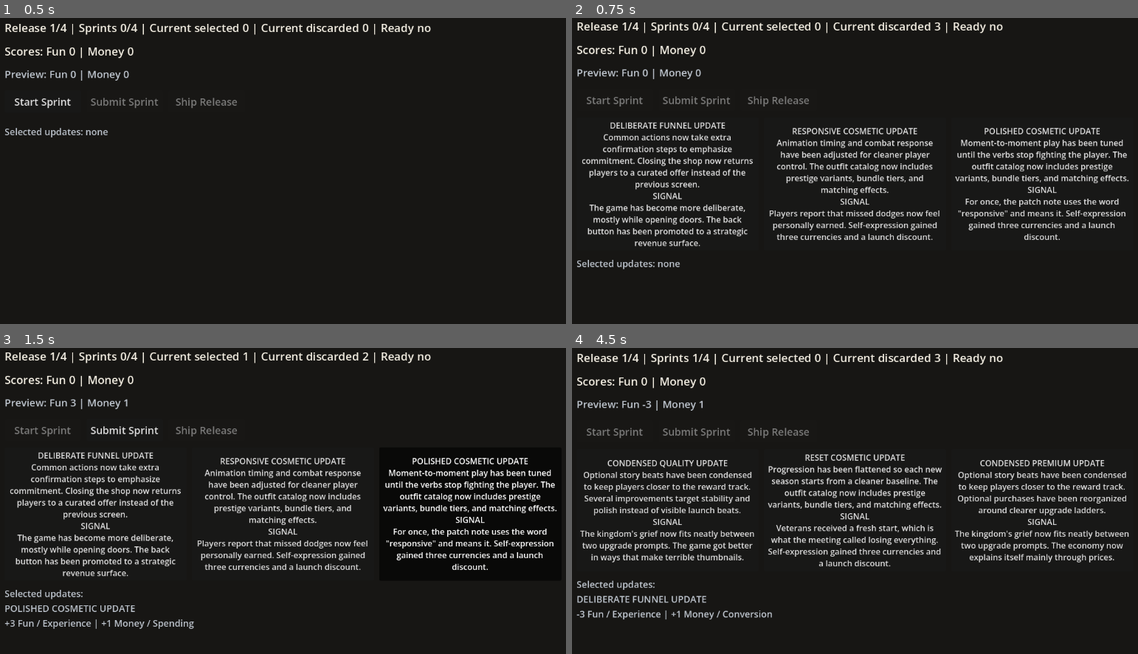
Above: before the commit, frames 1-4 (two rows, left to right).
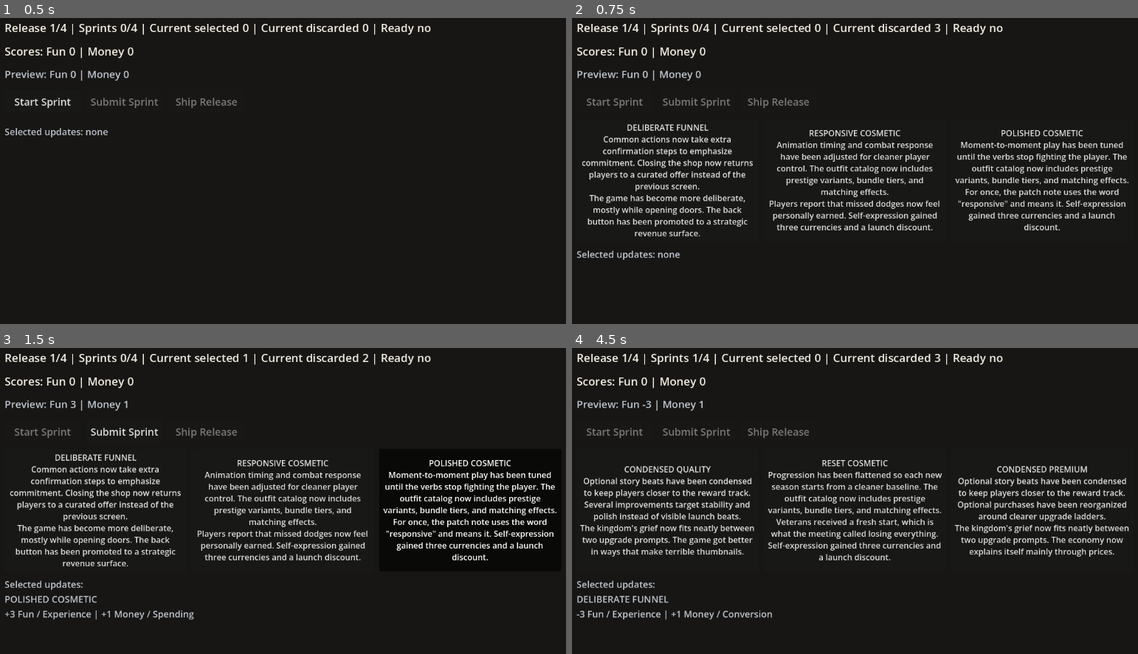
Above: after the commit, the same moments.

Repository: Josephblt/patch-notes
Game: Godot game, scene res://scenes/test_scene.tscn
The game is run twice, just before and just after one commit, with the same random seed, the same clock (stepped at 60 frames per second) and the same inputs.
Inputs:
- Up to frame 1 (0.5 s): no input
- Up to frame 2 (0.75 s): click "Start Sprint" at 0.5 s
- Up to frame 3 (1.5 s): click "POLISHED COSMETIC UPDATE Mome…" (after the commit: "POLISHED COSMETIC Moment-to-m…") at 1.25 s
- Up to frame 4 (4.5 s): click "POLISHED COSMETIC UPDATE Mome…" (after the commit: "POLISHED COSMETIC Moment-to-m…") at 2 s; click "DELIBERATE FUNNEL UPDATE Comm…" (after the commit: "DELIBERATE FUNNEL Common acti…") at 2.75 s; click "Submit Sprint" at 3.5 s; click "Start Sprint" at 4.25 s

Frame 1 is identical in both runs. In frame 2, 13% of the frame differs, in the area x 0-99%, y 1-83%; in frame 3, 14%; in frame 4, 15%, in the area x 1-99%, y 34-84%.

Commit message:
Simplify card display text

Diff:
--- a/src/scripts/models/cards/feature_deck_builder.gd
+++ b/src/scripts/models/cards/feature_deck_builder.gd
@@ -77,7 +77,7 @@
 	effects: Array[FeatureEffect],
 	score_trees_by_uid: Dictionary[String, ScoreTree]
 ) -> FeatureCard:
-	var title: String = "UNSCOPED UPDATE"
+	var title: String = "UNSCOPED CHANGE"
 	var description: String = "A proposed change arrived without enough context to make anyone comfortable."
 	var consequence: String = "The meeting approved it after changing the subject twice."
 	var fun_effect: FeatureEffect = _find_effect_for_tree(effects, "Fun", score_trees_by_uid)
@@ -145,7 +145,7 @@
 	money_effect: FeatureEffect,
 	score_trees_by_uid: Dictionary[String, ScoreTree]
 ) -> String:
-	return "%s %s UPDATE" % [
+	return "%s %s" % [
 		_build_title_token(fun_effect, score_trees_by_uid),
 		_build_title_token(money_effect, score_trees_by_uid),
 	]
--- a/src/scripts/test_scene.gd
+++ b/src/scripts/test_scene.gd
@@ -160,7 +160,6 @@
 	lines.append("")
 	lines.append(card.get_description())
 	lines.append("")
-	lines.append("SIGNAL")
 	lines.append(card.get_consequence())
 
 	return _join_lines(lines)
